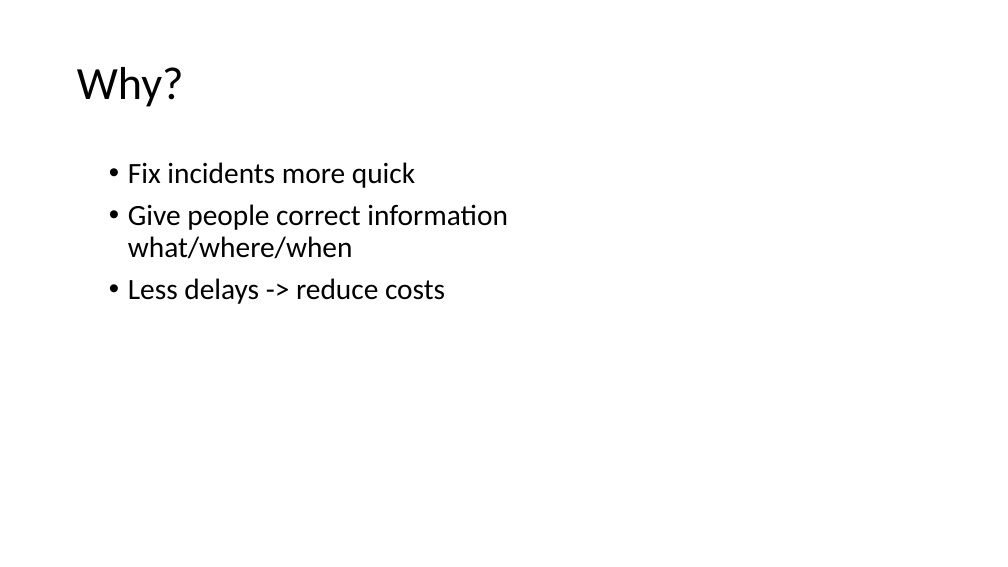
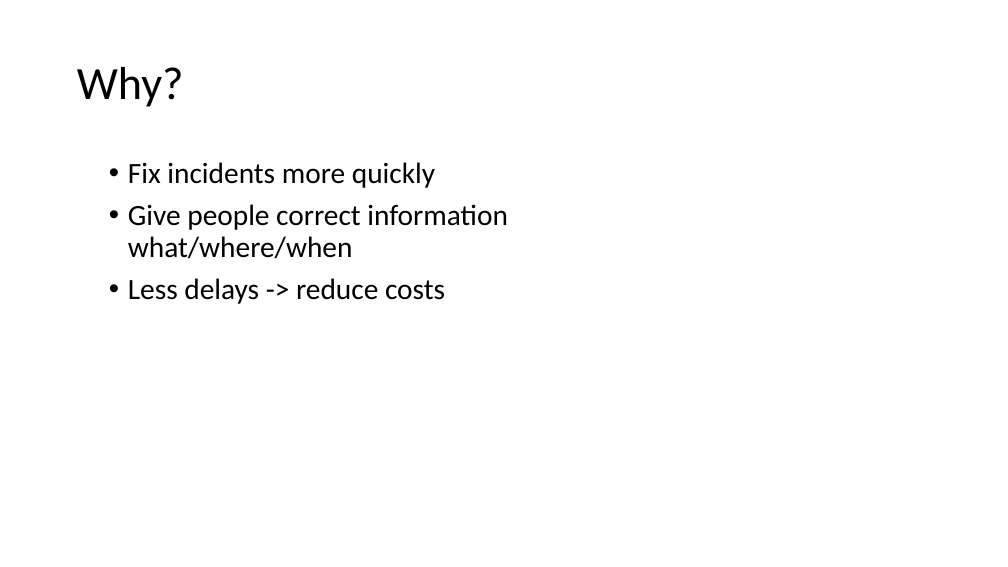
Before and after one commit to Geodan/DBHackathon2015, a slide deck: slide 8 of doc/Presentation team Geodan.pptx. Drawn at 1008x567 pixels with LibreOffice and Linux fonts; fonts in the diff are those of the drawing. Boxes give left, top, right and bottom in pixels: in the first picture for what was removed or moved away, otherwise in the second. Text is boxed around its words. In the diff, an @@ line names an element or a change of style, - is before the commit and + after.

```diff
--- a/doc/Presentation team Geodan.pptx
+++ b/doc/Presentation team Geodan.pptx
@@ text at (128, 162, 435, 188): text changed @@
-• Fix incidents more quick
+• Fix incidents more quickly
```
Also in this commit, not shown: 2 other slides changed.
